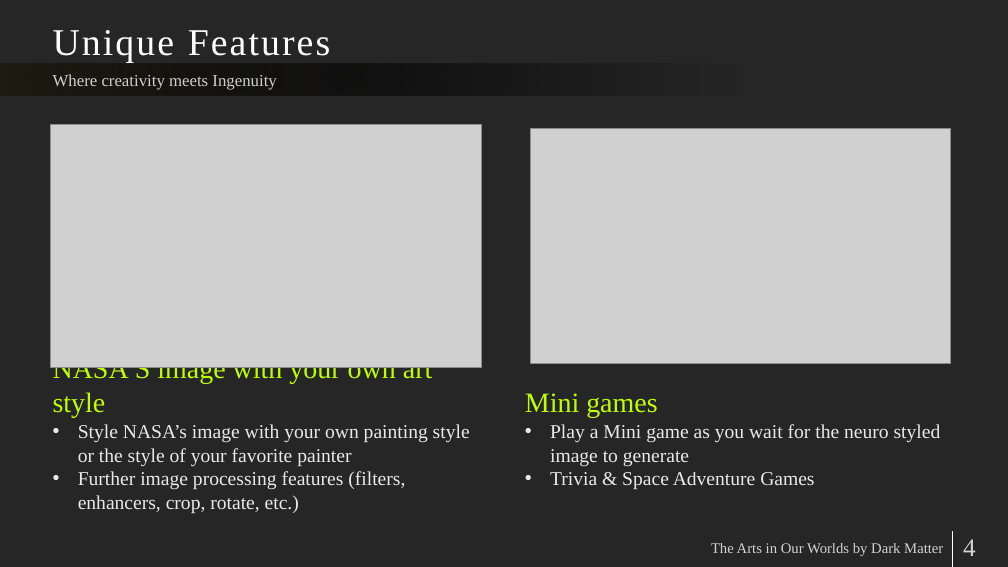
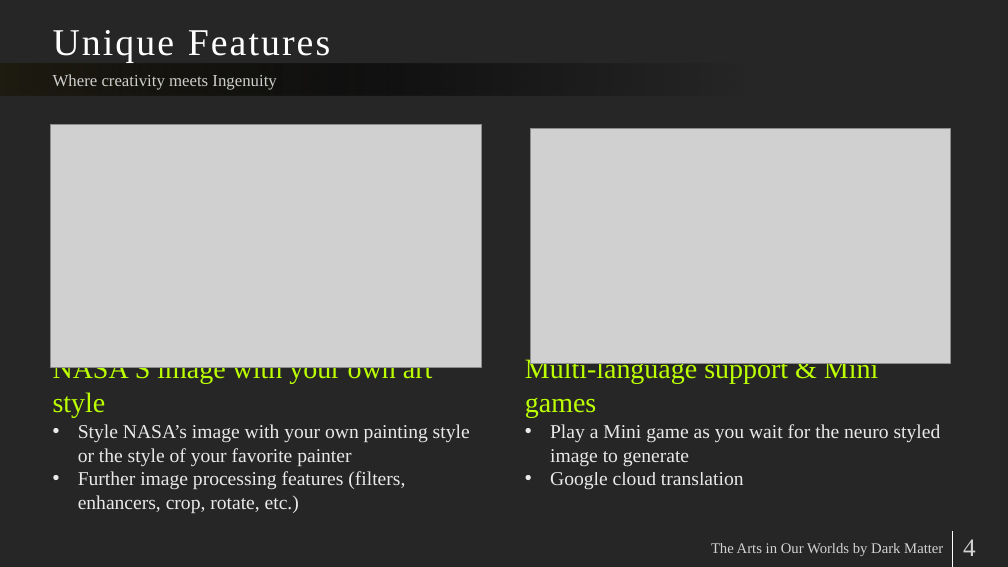
Before and after one commit to CharbelSahlani/the_art_in_our_worlds, a slide deck: slide 4 of Pitch/Team Dark Matter _The Art in Our Worlds.pptx. Drawn at 1008x567 pixels with LibreOffice and Linux fonts; fonts in the diff are those of the drawing; grey boxes stand for pictures. Boxes give left, top, right and bottom in pixels: in the first picture for what was removed or moved away, otherwise in the second. Text is boxed around its words. In the diff, an @@ line names an element or a change of style, - is before the commit and + after.

Commit message:
Modifying ppt

```diff
--- a/Pitch/Team Dark Matter _The Art in Our Worlds.pptx
+++ b/Pitch/Team Dark Matter _The Art in Our Worlds.pptx
@@ text at (525,357,878,417): text changed @@
-Mini games
+Multi-language support & Mini games
@@ text at (550,472,744,490): text changed @@
-• Trivia & Space Adventure Games
+• Google cloud translation
```
